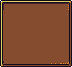
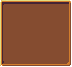
Two versions of the same layered image (72×67). Layer-by-layer changes:
added layer "Layer 1" above "Base" over (1, 0, 70, 2)
painted on "Base" over (0, 0, 72, 67)
